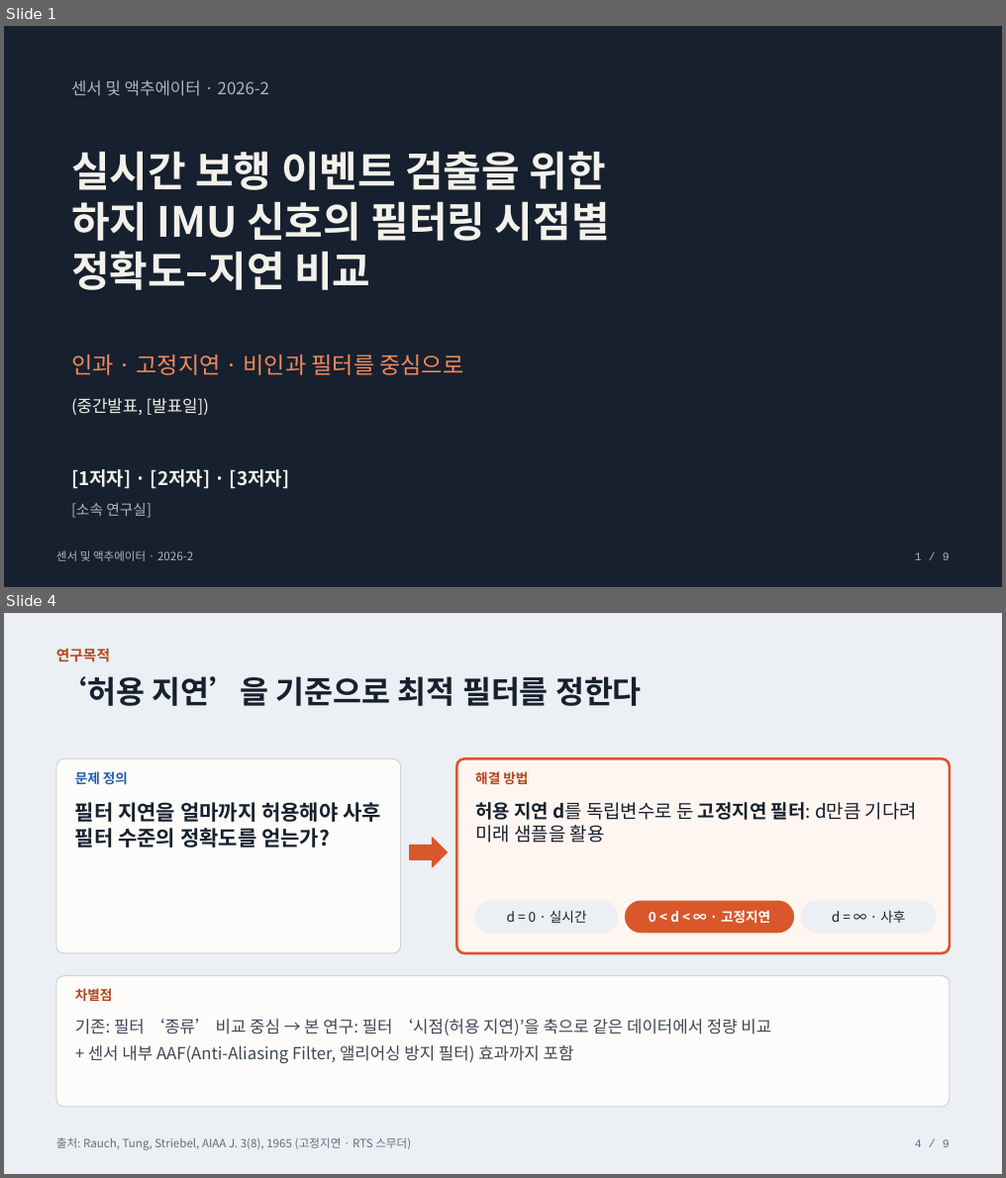
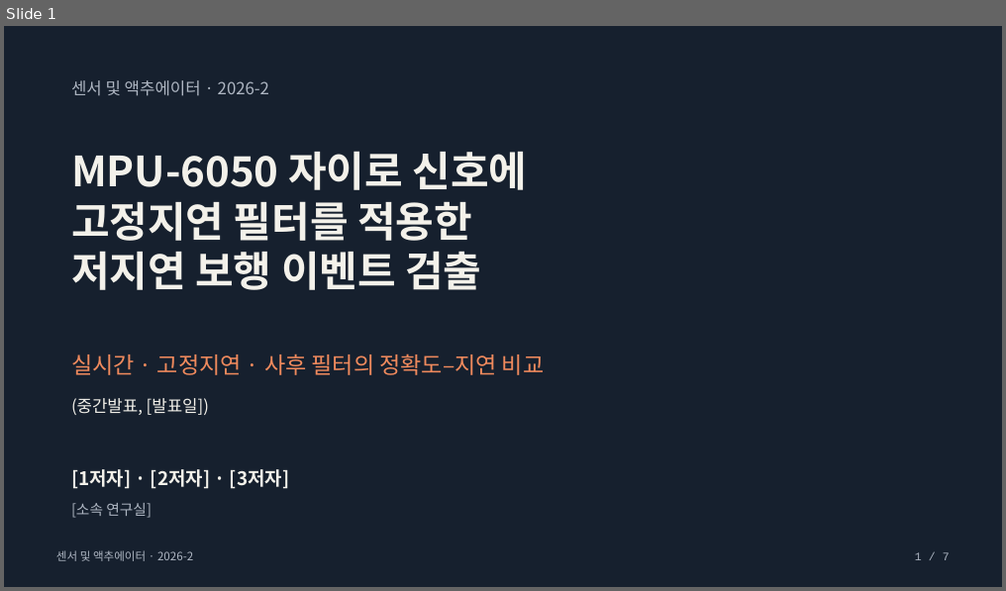
Before and after one commit to everyss/26-2_Sensors_Actuators, a slide deck: slides/midterm_presentation.pptx. Shown one above the other, each under a label of ours: slides 1 and 4 before the commit, slide 1 after it; the slides between them are not shown. The pictures are 1006x1178 and 1006x591 pixels, drawn with LibreOffice and Linux fonts; fonts in the diff are those of the drawing. Boxes give left, top, right and bottom in pixels: in the first picture for what was removed or moved away, otherwise in the second. Text is boxed around its words. In the diff, an @@ line names an element or a change of style, - is before the commit and + after.

```diff
--- a/slides/midterm_presentation.pptx
+++ b/slides/midterm_presentation.pptx
@@ slide 4 removed at (4,613,1002,1174), background #ECEFF3 @@
@@ text removed at (56,648,110,663) @@
-연구목적
@@ text removed at (56,676,642,706) @@
-‘허용 지연’을 기준으로 최적 필터를 정한다
@@ rounded rectangle removed at (56,759,401,954) @@
@@ rounded rectangle removed at (456,759,949,954) @@
@@ text removed at (75,771,128,785) @@
-문제 정의
@@ text removed at (475,771,528,784) @@
-해결 방법
@@ text removed at (75,802,381,848) @@
-필터 지연을 얼마까지 허용해야 사후 필터 수준의 정확도를 얻는가?
@@ text removed at (475,802,917,843) @@
-허용 지연 d를 독립변수로 둔 고정지연 필터: d만큼 기다려 미래 샘플을 활용
@@ right arrow removed at (410,838,448,867) @@
@@ rounded rectangle removed at (475,901,618,933) @@
@@ rounded rectangle removed at (626,901,794,933) @@
@@ rounded rectangle removed at (801,901,936,933) @@
@@ text removed at (507,910,587,923) @@
-d = 0 · 실시간
@@ text removed at (648,910,770,924) @@
-0 < d < ∞ · 고정지연
@@ text removed at (832,910,905,923) @@
-d = ∞ · 사후
@@ rounded rectangle removed at (56,976,949,1107) @@
@@ text removed at (75,988,113,1002) @@
-차별점
@@ text removed at (75,1019,771,1063) @@
-기존: 필터 ‘종류’ 비교 중심 → 본 연구: 필터 ‘시점(허용 지연)’을 축으로 같은 데이터에서 정량 비교
-+ 센서 내부 AAF(Anti-Aliasing Filter, 앨리어싱 방지 필터) 효과까지 포함
@@ text removed at (56,1138,411,1151) @@
-출처: Rauch, Tung, Striebel, AIAA J. 3(8), 1965 (고정지연 · RTS 스무더)
@@ text removed at (915,1140,949,1148) @@
-4 / 9
@@ slide 1 changed as well @@
@@ text at (71,151,528,290): text changed @@
-실시간 보행 이벤트 검출을 위한
-하지 IMU 신호의 필터링 시점별
-정확도–지연 비교
+MPU-6050 자이로 신호에
+고정지연 필터를 적용한
+저지연 보행 이벤트 검출
@@ text at (71,354,544,375): text changed @@
-인과 · 고정지연 · 비인과 필터를 중심으로
+실시간 · 고정지연 · 사후 필터의 정확도–지연 비교
@@ text at (915,553,949,561): text changed @@
-1 / 9
+1 / 7
```
Also in this commit, not shown: 5 other slides changed, 1 slide added, 2 other slides removed, 3 other files.
